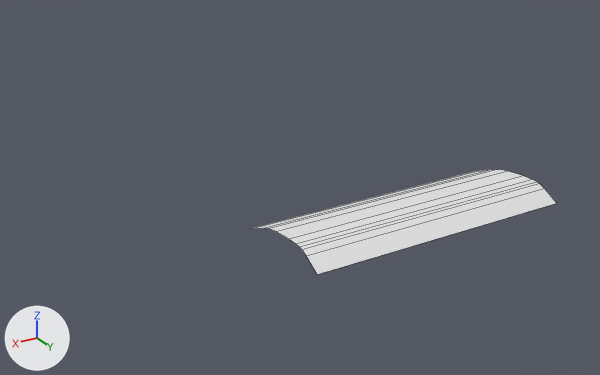
Two versions of the FBX model Assets/Resources/Backgrounds/Menu/Mesh_MenuBG_Terrain.fbx, one commit apart.
Before and after are seen from a 50 mm lens placed at (116.4, 158.1, 76.4), pointed at (19.3, -3.7, -4.5). The lights are fixed; the arrows at lower left show +X, +Y and +Z. Mesh edges are drawn as thin lines. Where no turn or scale is listed for an object, it has been applied to the vertices.

Names of what the first picture shows: 'Mesh_MenuBG_Terrain'.
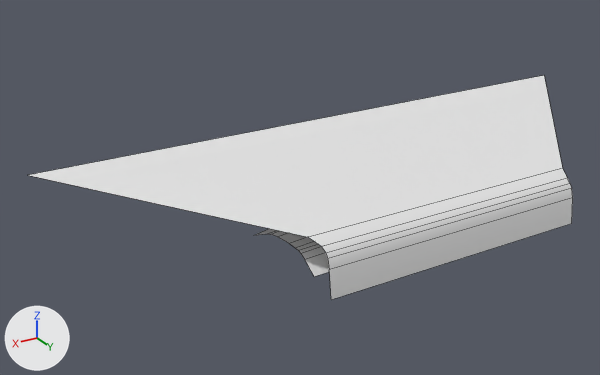
What changed in the scene script:
```text
Change me_mesh_menubg_terrain:
    used by ob_mesh_menubg_terrain; location = (0.0, 0.0, -1.3)
    remove me_mesh_menubg_terrain.from_pydata(...)  # 20 vertices, 9 faces; spans x -35.0..35.0, y -0.2..29.5, z -9.2..-4.0
    add me_mesh_menubg_terrain.from_pydata(...)  # 90 vertices, 72 faces; spans x -35.0..35.0, y -0.2..29.5, z -10.2..-3.7
    me_mesh_menubg_terrain part 1: the whole mesh is rebuilt
Add me_mesh_menubg_clouds:
    me_mesh_menubg_clouds.from_pydata([(35.0, 35.0, -12.0), (-35.0, 35.0, -12.0), (-80.0, -20.0, 6.0), (80.0, -20.0, 6.0), (-37.0, 28.0, 0.0), (37.0, 28.0, 0.0), (35.0, 31.0, -1.0), (35.0, 33.0, -2.0), (-35.0, 33.0, -2.0), (-35.0, 31.0, -1.0), (-35.0, 34.0, -5.0), (-35.0, 33.0, -3.0), (35.0, 33.0, -3.0), (35.0, 34.0, -5.0)], [], [(13, 10, 1, 0), (6, 9, 8, 7), (5, 4, 9, 6), (12, 11, 10, 13), (7, 8, 11, 12), (5, 3, 2, 4)])
    me_mesh_menubg_clouds.materials.append(mat_unnamed)  # white #e7e7e7
Add ob_mesh_menubg_clouds:
    ob_mesh_menubg_clouds = bpy.data.objects.new('Mesh_MenuBG_Clouds', me_mesh_menubg_clouds)
    ob_mesh_menubg_clouds.location = (0.0, 0.0, 0.0)
```

Boxes [x1, y1, x2, y2] around the edits, measured in the pictures (600 x 375 px):
'Mesh_MenuBG_Clouds', added
    after: [29, 75, 573, 300]
'Mesh_MenuBG_Terrain', reshaped
    before: [252, 169, 556, 274]
    after: [256, 229, 330, 277]
